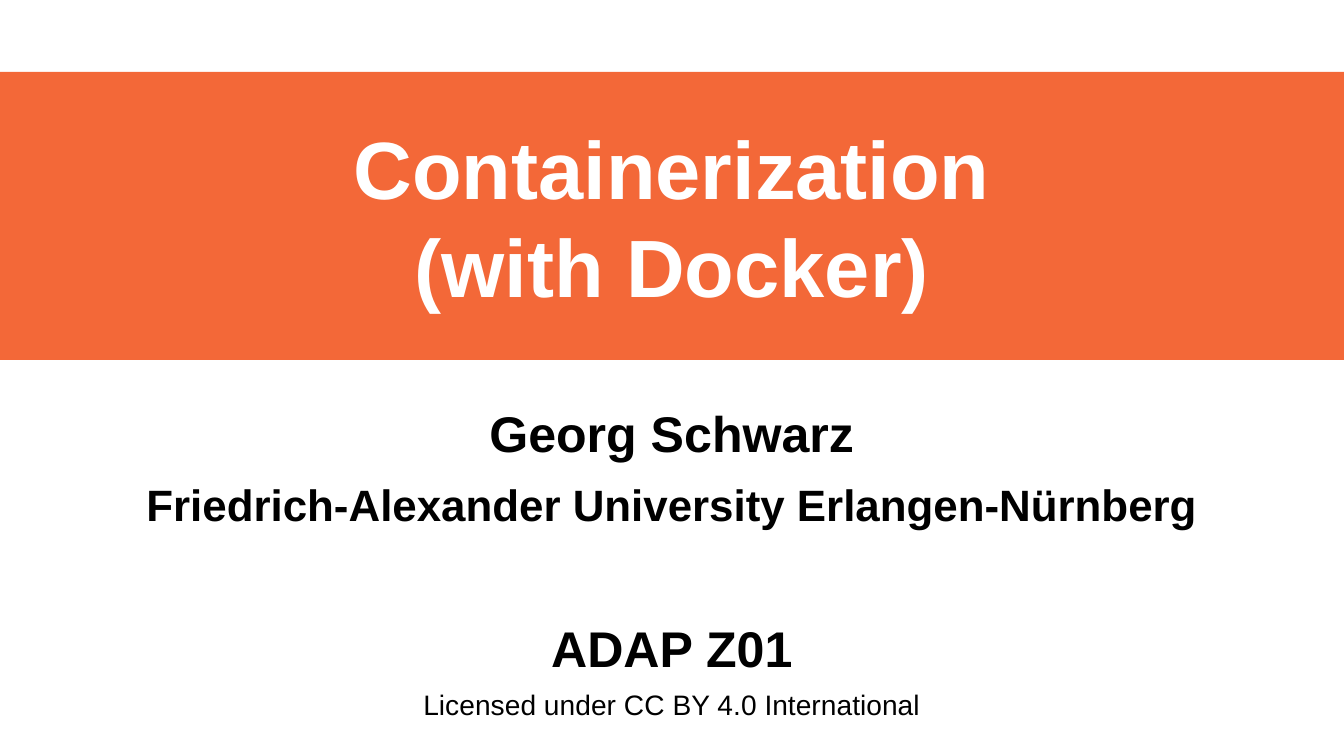
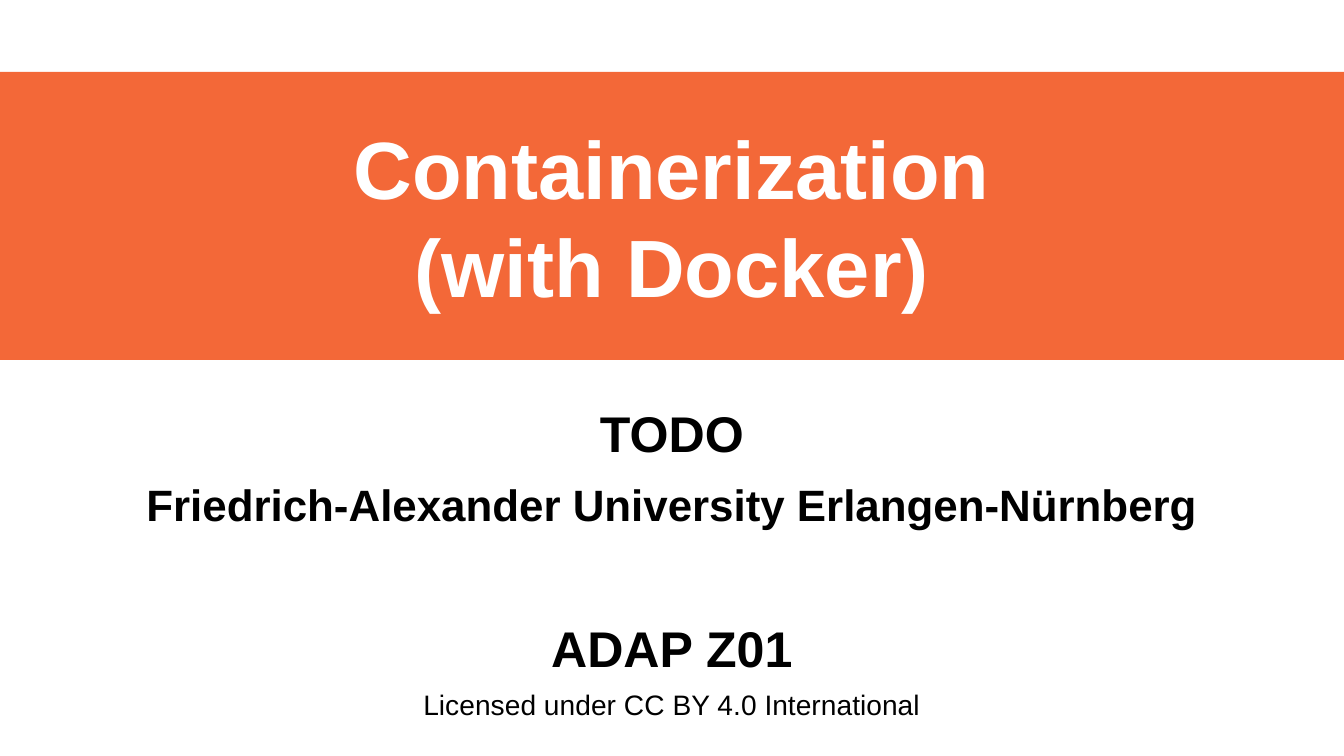
Before and after one commit to dirkriehle/adap-course, a slide deck: slide 1 of Lecture Slides/ADAP Z01 - Containerization.odp. Drawn at 1344x756 pixels with LibreOffice and Linux fonts; fonts in the diff are those of the drawing. Boxes give left, top, right and bottom in pixels: in the first picture for what was removed or moved away, otherwise in the second. Text is boxed around its words. In the diff, an @@ line names an element or a change of style, - is before the commit and + after.

Commit message:
Add Docker introduction without coding hints yet

```diff
--- a/Lecture Slides/ADAP Z01 - Containerization.odp
+++ b/Lecture Slides/ADAP Z01 - Containerization.odp
@@ subtitle at [600,417,744,453]: text changed @@
-Georg Schwarz
+TODO
```
Also in this commit, not shown: 1 other slide changed, 6 slides added.
